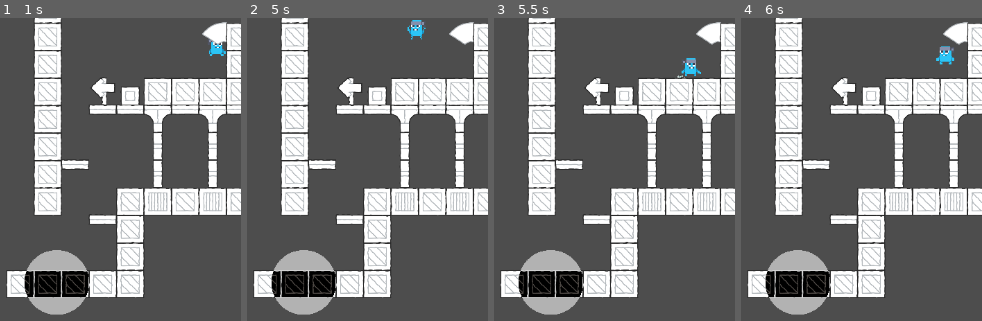
Above: before the commit, frames 1-4 (left to right).
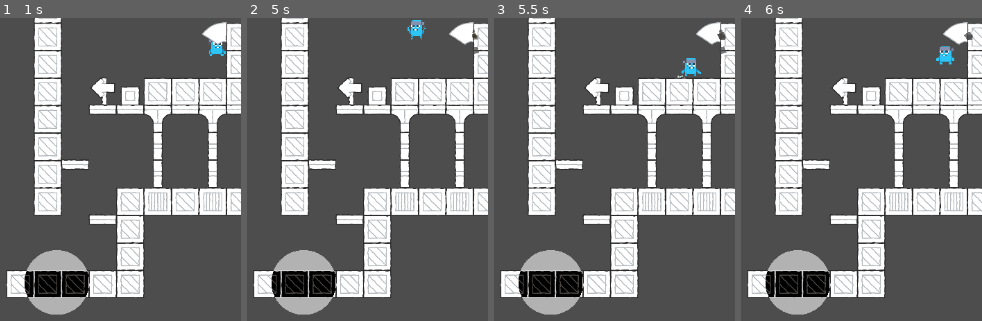
Above: after the commit, the same moments.

Repository: Kevin-Konradi/GMTK_Jam_Game
Game: Godot game, scene res://root_2d.tscn
Two runs of this game, one before a commit and one after it. Both use one fixed random seed, a clock stepped at 60 frames per second and the inputs below.
Inputs:
- Up to frame 1 (1 s): tap Enter at 0.5 s; hold D (right) from 0.53 s (still down); tap Space (jump) at 0.6, 0.77 s
- Up to frame 2 (5 s): tap Space (jump) at 1.07, 1.25, 1.35, 1.52, 1.82, 2.1, 2.75, 2.85, 3.02, 3.32, 3.6, 3.77, 4.07, 4.35, 4.52, 4.82 s; tap Enter at 2, 4.25 s; release D (right) at 2.03 s; hold A (left) 2.03-2.78 s; hold D (right) 2.78-4.28 s; hold A (left) from 4.28 s (still down)
- Up to frame 3 (5.5 s): tap Space (jump) at 5, 5.1 s; release A (left) at 5.03 s; hold D (right) from 5.03 s (still down)
- Up to frame 4 (6 s): release D (right) at 5.78 s; hold A (left) from 5.78 s (still down); tap Space (jump) at 5.85 s

Frame 1 is identical in both runs. In frame 2, less than 0.1% of the frame differs, in the area x 93-97%, y 3-12%; in frame 3, 0.1%, in the area x 92-97%, y 3-12%; in frame 4, less than 0.1%.

Commit message:
Added slide particles

Diff:
--- a/root_2d.tscn
+++ b/root_2d.tscn
@@ -34,6 +34,14 @@
 atlas = ExtResource("2_ojde1")
 region = Rect2(36, 19, 17, 18)
 
+[sub_resource type="AtlasTexture" id="AtlasTexture_317mn"]
+atlas = ExtResource("2_ojde1")
+region = Rect2(0, 38, 17, 18)
+
+[sub_resource type="AtlasTexture" id="AtlasTexture_7b0oy"]
+atlas = ExtResource("2_ojde1")
+region = Rect2(18, 38, 17, 18)
+
 [sub_resource type="AtlasTexture" id="AtlasTexture_ika27"]
 atlas = ExtResource("2_ojde1")
 region = Rect2(0, 0, 17, 18)
@@ -83,6 +91,17 @@
 }],
 "loop": true,
 "name": &"jump",
+"speed": 5.0
+}, {
+"frames": [{
+"duration": 1.0,
+"texture": SubResource("AtlasTexture_317mn")
+}, {
+"duration": 1.0,
+"texture": SubResource("AtlasTexture_7b0oy")
+}],
+"loop": true,
+"name": &"slide",
 "speed": 5.0
 }, {
 "frames": [{
@@ -107,6 +126,14 @@
 min_value = -1.0
 _data = [Vector2(0.0714286, -0.136842), 0.0, 0.0, 0, 0, Vector2(1, 1), 0.0, 0.0, 0, 0]
 point_count = 2
+
+[sub_resource type="Curve" id="Curve_a10lc"]
+_data = [Vector2(0.124654, 0.284211), 0.0, 0.0662021, 0, 0, Vector2(0.692521, 1), 0.0, 0.0, 0, 0]
+point_count = 2
+
+[sub_resource type="Gradient" id="Gradient_q6u42"]
+offsets = PackedFloat32Array(0, 0.733333)
+colors = PackedColorArray(0.184314, 0.137255, 0.0509804, 0.690196, 0.270588, 0.270588, 0.270588, 0.733333)
 
 [sub_resource type="TileSetAtlasSource" id="TileSetAtlasSource_fvobd"]
 texture = ExtResource("2_74405")
@@ -449,11 +476,12 @@
 [node name="Sprite" type="AnimatedSprite2D" parent="Player"]
 texture_filter = 1
 sprite_frames = SubResource("SpriteFrames_m2ven")
+animation = &"slide"
 autoplay = "default"
 metadata/_edit_group_ = true
 metadata/_edit_lock_ = true
 
-[node name="Particles" type="CPUParticles2D" parent="Player"]
+[node name="LandParticles" type="CPUParticles2D" parent="Player"]
 position = Vector2(-0.400012, 8.4)
 emitting = false
 amount = 25
@@ -479,6 +507,26 @@
 metadata/_edit_lock_ = true
 metadata/_edit_group_ = true
 
+[node name="PersistentSlideParticles" type="CPUParticles2D" parent="Player"]
+z_index = 1
+position = Vector2(-9, 0.800003)
+amount = 40
+lifetime = 3.0
+speed_scale = 1.5
+randomness = 0.32
+lifetime_randomness = 0.2
+emission_shape = 3
+emission_rect_extents = Vector2(1, 3)
+gravity = Vector2(0, 0)
+angular_velocity_min = -20.0
+angular_velocity_max = 20.0
+scale_amount_min = 10.0
+scale_amount_max = 50.0
+scale_amount_curve = SubResource("Curve_a10lc")
+color_ramp = SubResource("Gradient_q6u42")
+metadata/_edit_lock_ = true
+metadata/_edit_group_ = true
+
 [node name="Map" type="TileMap" parent="."]
 tile_set = SubResource("TileSet_4uuhv")
 format = 2
--- a/scripts/Player.gd
+++ b/scripts/Player.gd
@@ -28,7 +28,9 @@
 
 
 func handle_floor():
-	if not_on_floor_time > 0: $Particles.emitting = true
+	$PersistentSlideParticles.emitting = false
+
+	if not_on_floor_time > 0: $LandParticles.emitting = true
 	not_on_floor_time = 0
 
 	# Handle Jump.
@@ -55,6 +57,10 @@
 	if not_on_floor_time > fall_animation_start_threshold:
 		$Sprite.play("fall")
 
+func handle_fall_not_sliding(delta):
+	is_wall_sliding = false
+	$PersistentSlideParticles.emitting = false
+	handle_fall(delta)
 
 func handle_lateral_movement():
 	# Get the input direction and handle the movement/deceleration.
@@ -70,8 +76,7 @@
 func handle_wall_jump(delta):
 	if velocity.y > walljump_velocity_threshhold and is_on_wall_only():
 		if velocity.y < wall_slide_velocity:
-			is_wall_sliding = false
-			handle_fall(delta)
+			handle_fall_not_sliding(delta)
 		else:
 			is_wall_sliding = true
 			velocity.y = wall_slide_velocity
@@ -88,7 +93,14 @@
 				velocity.y = jump_velocity
 				velocity.x = (-jump_velocity * 3) * new_direction
 				$Sprite.play("jump")
+			else:
+				$Sprite.play("slide")
+
+				var x = $PersistentSlideParticles.position.x
+				x = abs(x) * -new_direction
+				$PersistentSlideParticles.position.x = x
+
+				$PersistentSlideParticles.emitting = true
 
 	else:
-		is_wall_sliding = false
-		handle_fall(delta)
+		handle_fall_not_sliding(delta)
Binary file changed: assets/spritesheets/player_sprites.png
Not shown: 1 places in root_2d.tscn that only renumber resources
Not shown, changed: assets/spritesheets/player_sprites.png.pxo
